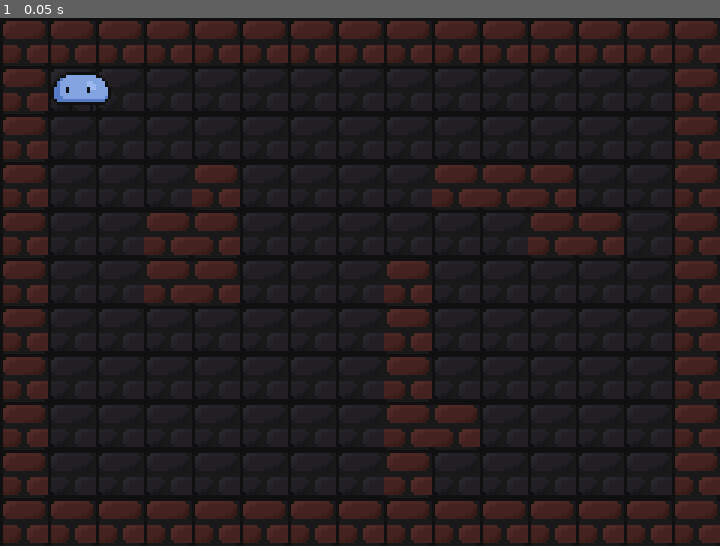
Above: before the commit, frame 1.
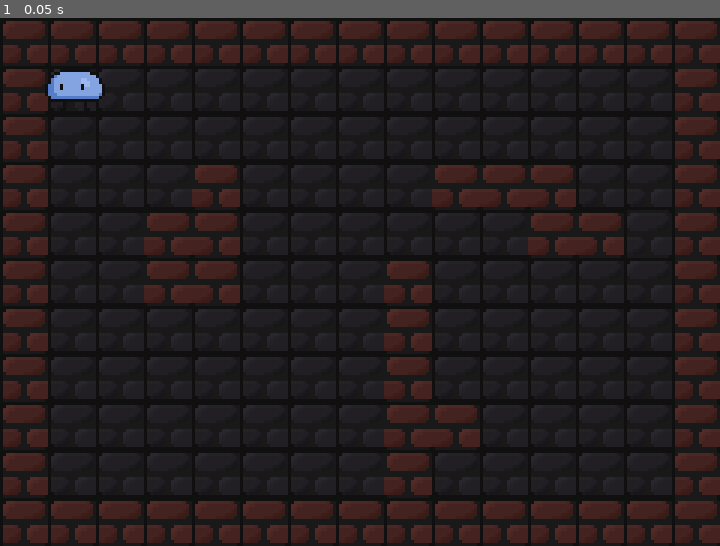
Above: after the commit, the same moment.

Repository: Mori-Meldovia/Project-Lighthouse
Game: Godot game, scene res://Scenes/world.tscn
Same seed, same stepped clock (60 frames per second), same inputs: the game is played once before the commit and once after it.
Inputs:
- Up to frame 1 (0.05 s): no input

The runs differ from the first frame. In frame 1, 0.2% of the frame differs, in the area x 6-15%, y 9-16%.

Commit message:
basic main menu UI

Diff:
--- /dev/null
+++ b/Scenes/title_screen.tscn
@@ -0,0 +1,119 @@
+[gd_scene load_steps=8 format=3 uid="uid://bu61wxga1dbq2"]
+
+[ext_resource type="Texture2D" uid="uid://dqjkqwwkjd845" path="res://Assets/UI/title-background.png" id="1_mcw2t"]
+[ext_resource type="FontFile" uid="uid://81no405ow18u" path="res://Assets/UI/Steamwreck-07pd.ttf" id="2_xaonx"]
+
+[sub_resource type="StyleBoxTexture" id="StyleBoxTexture_45elc"]
+texture = ExtResource("1_mcw2t")
+
+[sub_resource type="StyleBoxEmpty" id="StyleBoxEmpty_10bjd"]
+
+[sub_resource type="StyleBoxFlat" id="StyleBoxFlat_7xg2e"]
+bg_color = Color(0.763812, 0.763807, 0.763808, 1)
+corner_radius_top_left = 16
+corner_radius_top_right = 16
+corner_radius_bottom_right = 16
+corner_radius_bottom_left = 16
+shadow_offset = Vector2(0, 3.41)
+
+[sub_resource type="StyleBoxFlat" id="StyleBoxFlat_3w2yb"]
+bg_color = Color(0.991164, 0.991164, 0.991164, 1)
+corner_radius_top_left = 16
+corner_radius_top_right = 16
+corner_radius_bottom_right = 16
+corner_radius_bottom_left = 16
+shadow_offset = Vector2(0, 3.41)
+
+[sub_resource type="StyleBoxFlat" id="StyleBoxFlat_lj6ye"]
+bg_color = Color(0.991164, 0.991164, 0.991164, 1)
+corner_radius_top_left = 16
+corner_radius_top_right = 16
+corner_radius_bottom_right = 16
+corner_radius_bottom_left = 16
+shadow_offset = Vector2(0, 3.41)
+
+[node name="TitleScreen" type="Control"]
+layout_mode = 3
+anchors_preset = 15
+anchor_right = 1.0
+anchor_bottom = 1.0
+grow_horizontal = 2
+grow_vertical = 2
+
+[node name="Panel" type="Panel" parent="."]
+layout_mode = 1
+anchors_preset = 15
+anchor_right = 1.0
+anchor_bottom = 1.0
+grow_horizontal = 2
+grow_vertical = 2
+theme_override_styles/panel = SubResource("StyleBoxTexture_45elc")
+
+[node name="Label" type="Label" parent="."]
+layout_mode = 1
+anchors_preset = 8
+anchor_left = 0.5
+anchor_top = 0.5
+anchor_right = 0.5
+anchor_bottom = 0.5
+offset_left = -120.0
+offset_top = -88.0
+offset_right = 4693.0
+offset_bottom = 1092.0
+grow_horizontal = 2
+grow_vertical = 2
+scale = Vector2(0.05, 0.05)
+theme_override_fonts/font = ExtResource("2_xaonx")
+theme_override_font_sizes/font_size = 750
+text = "Project Lighthouse"
+horizontal_alignment = 1
+vertical_alignment = 1
+
+[node name="Title" type="Button" parent="."]
+layout_mode = 2
+offset_left = 25.0
+offset_top = 60.0
+offset_right = 1480.0
+offset_bottom = 684.0
+scale = Vector2(0.05, 0.05)
+size_flags_vertical = 3
+theme_override_colors/font_disabled_color = Color(0, 0, 0, 1)
+theme_override_colors/font_hover_color = Color(0, 0, 0, 1)
+theme_override_colors/font_pressed_color = Color(0, 0, 0, 1)
+theme_override_colors/font_focus_color = Color(0, 0, 0, 1)
+theme_override_colors/font_color = Color(0, 0, 0, 1)
+theme_override_constants/outline_size = 0
+theme_override_constants/h_separation = 0
+theme_override_constants/icon_max_width = 0
+theme_override_fonts/font = ExtResource("2_xaonx")
+theme_override_font_sizes/font_size = 500
+theme_override_styles/focus = SubResource("StyleBoxEmpty_10bjd")
+theme_override_styles/hover = SubResource("StyleBoxFlat_7xg2e")
+theme_override_styles/pressed = SubResource("StyleBoxFlat_3w2yb")
+theme_override_styles/normal = SubResource("StyleBoxFlat_lj6ye")
+text = "Start Game"
+
+[node name="Exit" type="Button" parent="."]
+layout_mode = 2
+offset_left = 161.0
+offset_top = 60.0
+offset_right = 1261.0
+offset_bottom = 684.0
+scale = Vector2(0.05, 0.05)
+size_flags_vertical = 3
+theme_override_colors/font_disabled_color = Color(0, 0, 0, 1)
+theme_override_colors/font_hover_color = Color(0, 0, 0, 1)
+theme_override_colors/font_pressed_color = Color(0, 0, 0, 1)
+theme_override_colors/font_focus_color = Color(0, 0, 0, 1)
+theme_override_colors/font_color = Color(0, 0, 0, 1)
+theme_override_constants/outline_size = 0
+theme_override_constants/h_separation = 0
+theme_override_constants/icon_max_width = 0
+theme_override_fonts/font = ExtResource("2_xaonx")
+theme_override_font_sizes/font_size = 500
+theme_override_styles/focus = SubResource("StyleBoxEmpty_10bjd")
+theme_override_styles/hover = SubResource("StyleBoxFlat_7xg2e")
+theme_override_styles/pressed = SubResource("StyleBoxFlat_3w2yb")
+theme_override_styles/normal = SubResource("StyleBoxFlat_lj6ye")
+text = "Exit
+"
--- a/Scenes/world.tscn
+++ b/Scenes/world.tscn
@@ -84,4 +84,4 @@
 tile_set = SubResource("TileSet_harhb")
 
 [node name="Player" parent="." instance=ExtResource("2_u1jks")]
-position = Vector2(11, 10)
+position = Vector2(9, 9)
Binary file added: Assets/UI/Steamwreck-07pd.ttf
Not shown, added: Assets/UI/Steamwreck-07pd.ttf.import
Binary file added: Assets/UI/title-background.png
Not shown, added: Assets/UI/title-background.png.import
